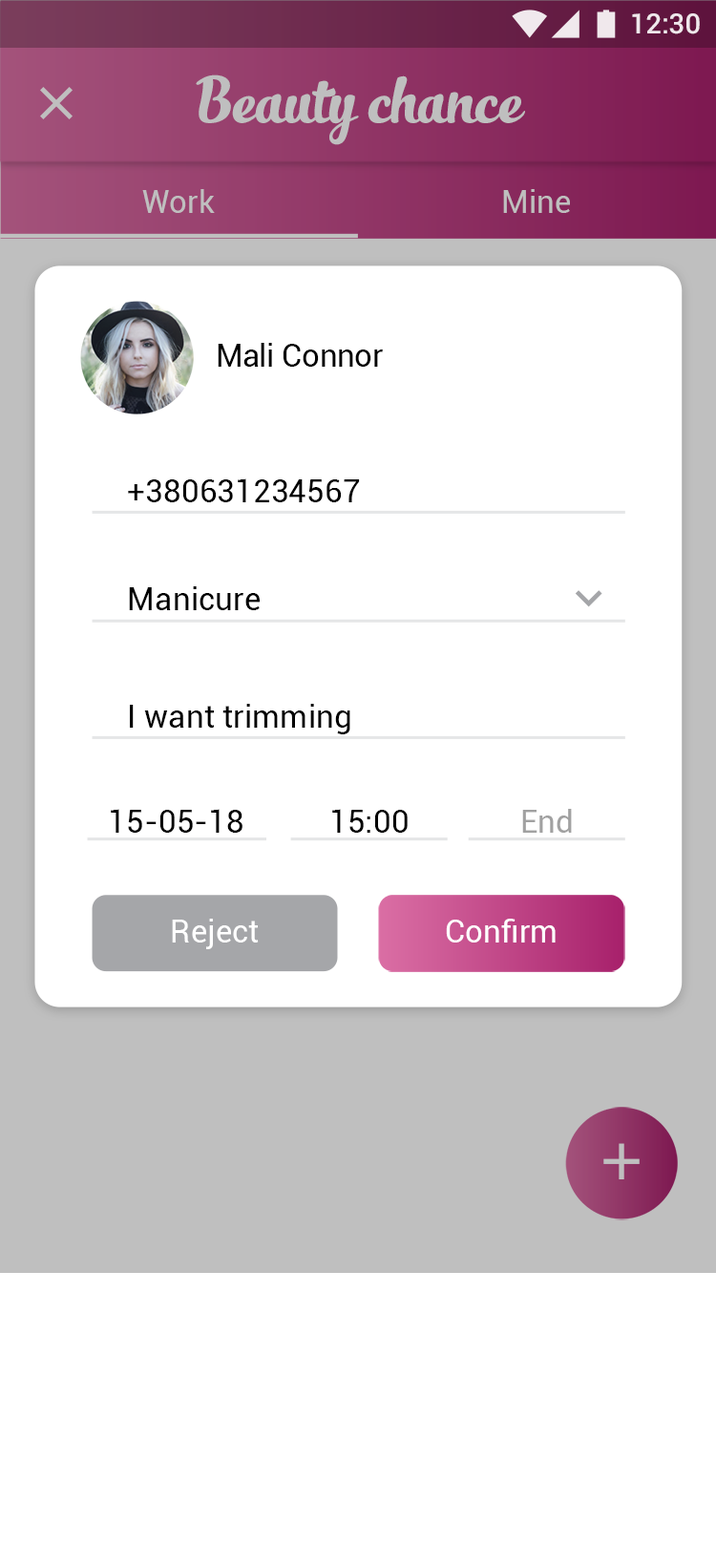
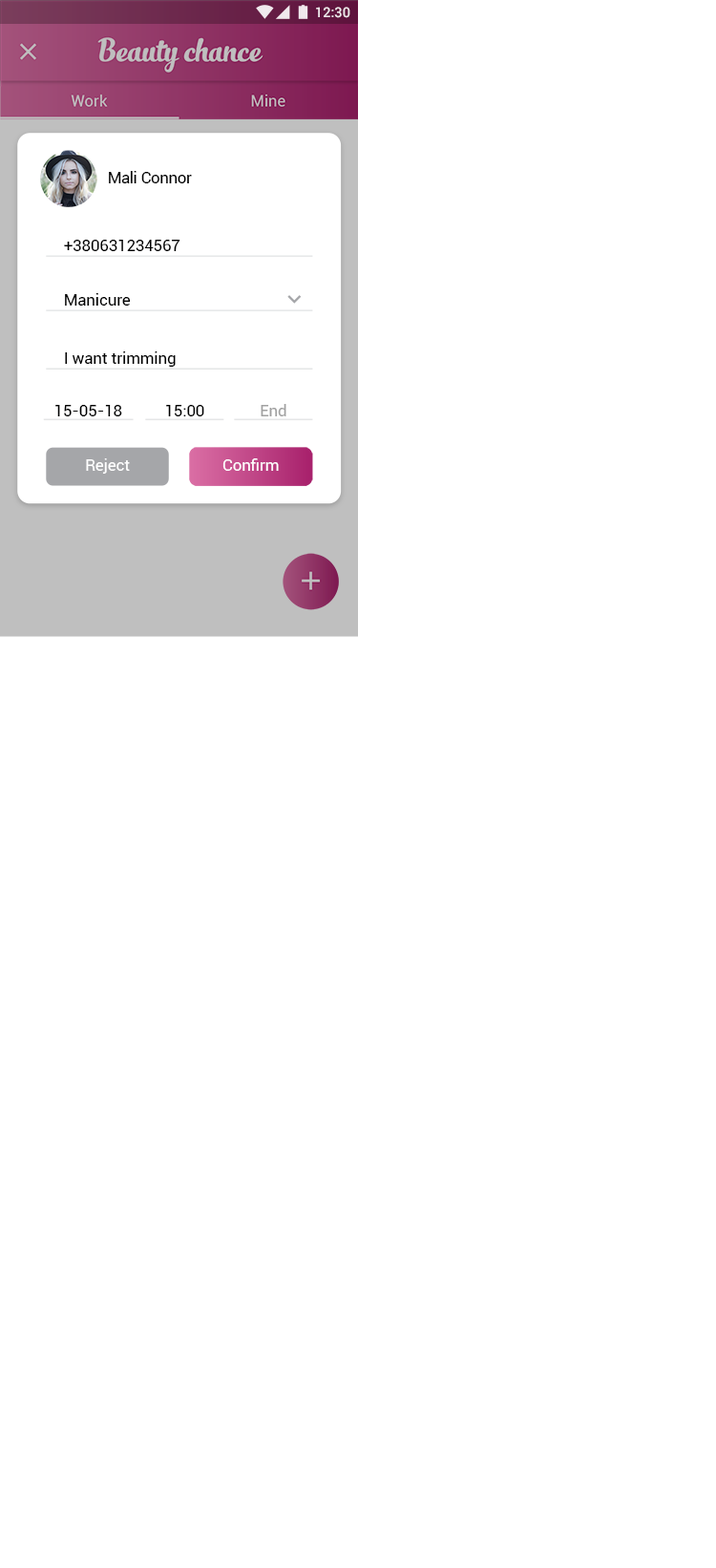
Layered file, before and after one edit (716x1568). Changes by layer:
painted on "Compound Shape" (5th of 17, in "master_list_work_waiting" › "Group 1" › "Layer 33" › "<Group>") over [42, 418, 267, 842]
painted on "Date" over [55, 404, 243, 833]
painted on "Compound Shape" (6th of 17, in "master_list_work_waiting" › "Group 1" › "Layer 32" › "<Group>") over [233, 418, 626, 842]
painted on "End" over [260, 403, 573, 833]
painted on "Start" over [166, 404, 408, 833]
painted on "Compound Shape" (7th of 17, in "master_list_work_waiting" › "Group 1" › "Layer 31" › "<Group>") over [145, 418, 448, 842]
painted on "Phone number" over [63, 239, 361, 503]
painted on "Compound Shape" (8th of 17, in "master_list_work_waiting" › "Group 1" › "Layer 29") over [45, 254, 626, 514]
painted on "Layer 42" over [40, 149, 194, 415]
painted on "Enroll" over [222, 458, 556, 943]
painted on "<Group>" (4th of 9, in "master_list_work_waiting" › "Group 1" › "Layer 24") over [189, 446, 626, 973]
painted on "Close" over [85, 458, 259, 950]
painted on "Compound Shape" (9th of 17, in "master_list_work_waiting" › "Group 1" › "Layer 22") over [45, 446, 339, 973]
painted on "Description" over [64, 351, 351, 735]
painted on "Compound Shape" (10th of 17, in "master_list_work_waiting" › "Group 1" › "Layer 20") over [45, 367, 626, 740]
painted on "-e-arrow" over [287, 295, 603, 608]
painted on "Work type" over [64, 293, 260, 611]
painted on "Compound Shape" (11th of 17, in "master_list_work_waiting" › "Group 1" › "Layer 17") over [45, 309, 626, 623]
painted on "Name" over [108, 170, 383, 367]
painted on "Compound Shape" (12th of 17, in "master_list_work_waiting" › "Group 1" › "Layer 15") over [17, 132, 683, 1008]
painted on "Compound Shape" (16th of 17, in "master_list_work_waiting" › "top") over [0, 0, 716, 48]
painted on "Compound Shape copy" over [0, 0, 716, 1273]
painted on "-e-logo" over [0, 0, 716, 1221]
…and 4 more changes (4 painted)
